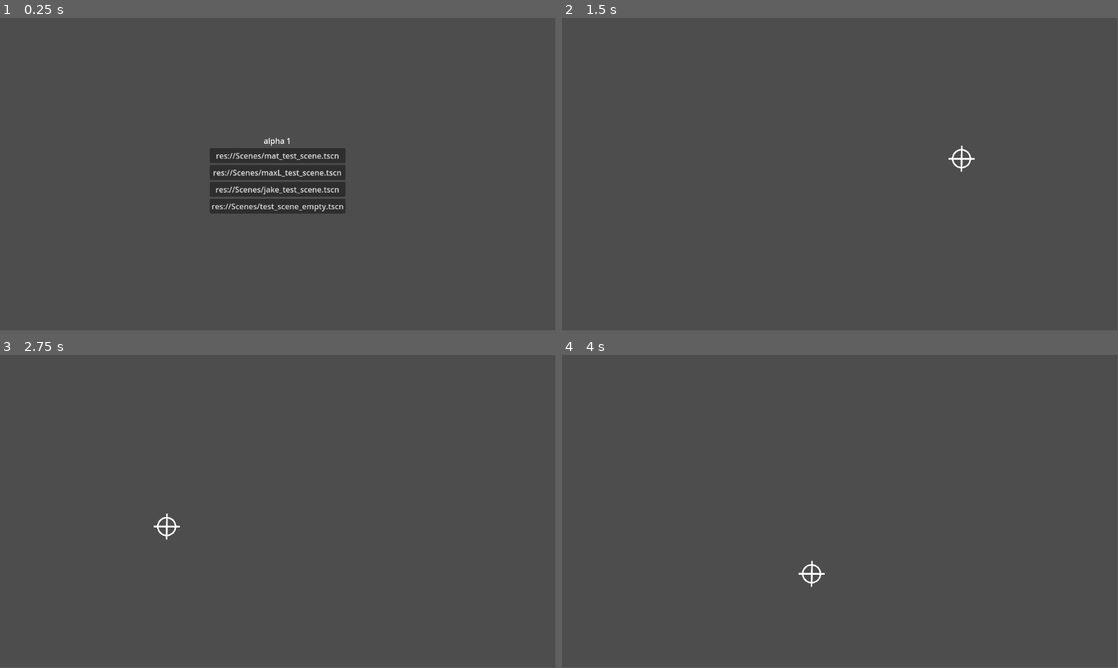
Above: before the commit, frames 1-4 (two rows, left to right).
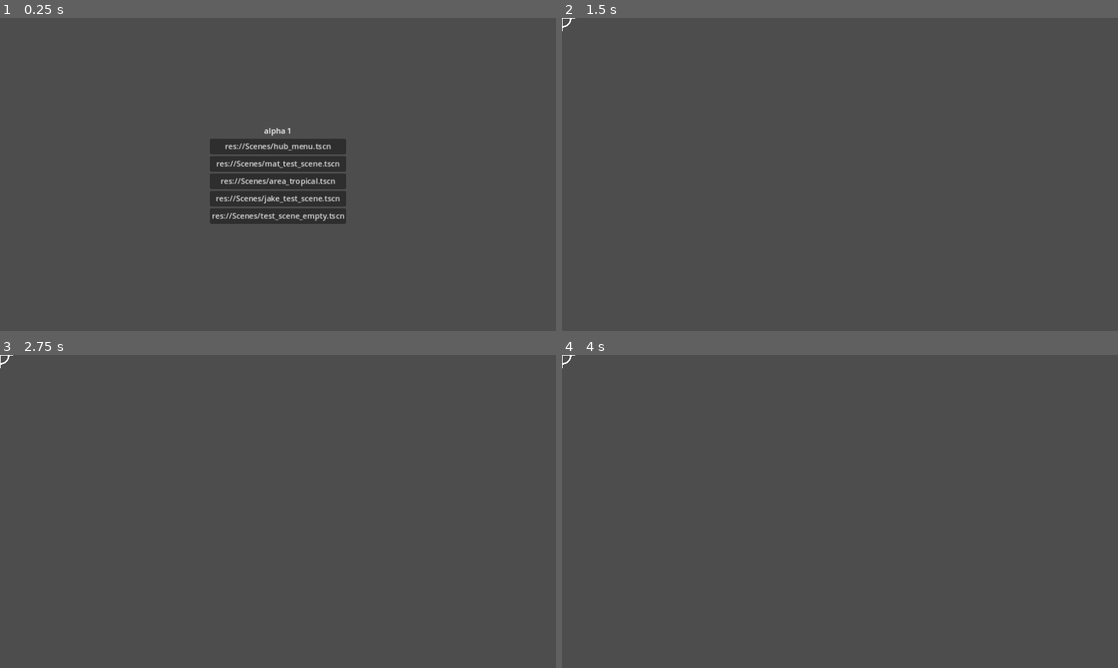
Above: after the commit, the same moments.

Repository: HuskyGameDev/2025s-team5
Game: Godot game, scene res://Scenes/devmenu.tscn
Same seed, same stepped clock (60 frames per second), same inputs: the game is played once before the commit and once after it.
Inputs (mouse positions are in pixels of both pictures, inside the frame that each line leads up to):
- Up to frame 1 (0.25 s): no input
- Up to frame 2 (1.5 s): click "res://Scenes/mat_test_scene.t…" at 0.5 s; tap Enter at 1.25 s; move the mouse to (962, 158) at 1.27 s; hold D (tank_turn_right) from 1.28 s (still down); hold Space (tank_shoot) from 1.28 s (still down)
- Up to frame 3 (2.75 s): move the mouse to (166, 527) at 2.02 s; release D (tank_turn_right) at 2.03 s; release Space (tank_shoot) at 2.03 s; hold S (tank_backward) from 2.03 s (still down); tap Space (tank_shoot) at 2.1 s
- Up to frame 4 (4 s): tap Enter at 2.75 s; move the mouse to (895, 442) at 2.77 s; release S (tank_backward) at 2.78 s; hold D (tank_turn_right) 2.78-3.53 s; hold Space (tank_shoot) 2.78-3.53 s; move the mouse to (812, 574) at 3.52 s; hold W (tank_forward) from 3.53 s (still down); tap Space (tank_shoot) at 3.6 s
In our replay, the window is 799x449 before the commit and 800x450 after it. These sizes can differ from the game's own. Grey fills any space a smaller window leaves; there, only what the larger window draws over its background counts as a difference.

The runs differ from the first frame. In frame 1, 3.1% of the frame differs, in the area x 37-63%, y 35-66%; in frame 2, 0.1%; in frame 3, 0.1%; in frame 4, 0.1%.

Commit message:
Added Hub Menu
Added Hub menu with a start button

Also turned Max_L test scene into the area_tropical scene

Diff:
--- a/tropical-tanks/Components/Tank/Tank.tscn
+++ b/tropical-tanks/Components/Tank/Tank.tscn
@@ -5,7 +5,7 @@
 [ext_resource type="Texture2D" uid="uid://boi17sxf60ef6" path="res://Art/Images/Arrow.svg" id="2_vc6vy"]
 
 [sub_resource type="BoxShape3D" id="BoxShape3D_8pf4t"]
-size = Vector3(1, 0.61084, 1)
+size = Vector3(1, 0.567749, 1)
 
 [node name="Tank" type="CharacterBody3D"]
 transform = Transform3D(1, 0, 0, 0, 1, 0, 0, 0, 1, 0, 0.502262, 0)
@@ -13,7 +13,7 @@
 script = ExtResource("1_10wce")
 
 [node name="CollisionShape3D" type="CollisionShape3D" parent="."]
-transform = Transform3D(1, 0, 0, 0, 1, 0, 0, 0, 1, 0, 0.0528581, 0)
+transform = Transform3D(1, 0, 0, 0, 1, 0, 0, 0, 1, 0, 0.0744036, 0)
 shape = SubResource("BoxShape3D_8pf4t")
 
 [node name="tank" parent="." instance=ExtResource("2_l1uwn")]
@@ -23,10 +23,9 @@
 transform = Transform3D(-0.4, -3.49691e-08, 1.52855e-15, 0, -1.74846e-08, -0.4, 3.49691e-08, -0.4, 1.74846e-08, 0, 0, -5.35322)
 texture = ExtResource("2_vc6vy")
 
-[node name="Label1" type="Label3D" parent="."]
-transform = Transform3D(1, 0, 0, 0, -4.37114e-08, 1, 0, -1, -4.37114e-08, 0, 0.424541, 0.79112)
-text = "PLACEHOLDER 1"
-
 [node name="Label2" type="Label3D" parent="."]
 transform = Transform3D(1, 0, 0, 0, -4.37114e-08, 1, 0, -1, -4.37114e-08, 0, 0.470504, -0.88348)
 text = "PLACEHOLDER 2"
+
+[node name="RayCast3D" type="RayCast3D" parent="."]
+transform = Transform3D(1, 0, 0, 0, 1, 0, 0, 0, 1, 0, 0.0721895, 0)
--- a/tropical-tanks/Components/Tank/tank.gd
+++ b/tropical-tanks/Components/Tank/tank.gd
@@ -5,8 +5,9 @@
 
 var move_vector = Vector3(0,0,-1)
 
-var tank_rotation = 0.0
-@onready var ray = %RayCast3D
+@export var tank_rotation : float = 0.0
+
+@onready var ray = $RayCast3D
 
 var controls = {
 	"forward" = false,
@@ -19,12 +20,13 @@
 
 func _physics_process(delta: float) -> void:
 	# Add the gravity.
-	if ray.is_colliding():
+
+	var move_normal = Vector3(0,1,0)
+	move_vector = Vector3(0,0,-1).rotated(move_normal,tank_rotation)
+
+	if ray and ray.is_colliding():
 		velocity = Vector3(0,0,0)
 
-		var move_normal = Vector3(0,1,0)
-
-		move_vector = Vector3(0,0,-1).rotated(move_normal,tank_rotation)
 
 		var difference = move_normal - ray.get_collision_normal()
 		var rotation_axis = (move_normal.cross(ray.get_collision_normal())).normalized()
@@ -48,8 +50,8 @@
 		if move_vector_angle != 0 and velocity != Vector3.ZERO:
 			velocity = velocity.rotated(rotation_axis,move_vector_angle)
 
-		$tank.look_at($tank.global_position + move_vector)
 
 	else:
 		velocity += get_gravity() * delta
+	$tank.look_at($tank.global_position + move_vector)
 	move_and_slide()
--- a/tropical-tanks/Components/Turret/turret.gd
+++ b/tropical-tanks/Components/Turret/turret.gd
@@ -5,7 +5,7 @@
 
 signal change_crosshair(crosshair_index)
 
-var target_position : Vector3 = Vector3(0,0,0)
+@export var target_position : Vector3 = Vector3(0,0,0)
 
 var BARREL = preload("res://Components/Turret/barrel.tscn")
 
--- a/tropical-tanks/Objects/Enemy/enemy.tscn
+++ b/tropical-tanks/Objects/Enemy/enemy.tscn
@@ -13,9 +13,8 @@
 
 [node name="Turret3" parent="Tank" instance=ExtResource("2_ck6tt")]
 transform = Transform3D(1, 0, 0, 0, 1, 0, 0, 0, 1, 0, 0.377569, 0)
-double_barrels = 2
 
-[node name="RayCast3D" type="RayCast3D" parent="Tank"]
+[node name="RayCast3D2" type="RayCast3D" parent="Tank"]
 unique_name_in_owner = true
 
 [node name="Timer" type="Timer" parent="."]
--- a/tropical-tanks/Objects/Player/player.tscn
+++ b/tropical-tanks/Objects/Player/player.tscn
@@ -13,10 +13,6 @@
 
 [node name="Turret3" parent="Tank" instance=ExtResource("2_tqbjc")]
 transform = Transform3D(1, 0, 0, 0, 1, 0, 0, 0, 1, 0, 0.377569, 0)
-double_barrels = 2
 
 [node name="CameraRoot" parent="Tank" node_paths=PackedStringArray("turrets") instance=ExtResource("3_wp58l")]
 turrets = [NodePath("../Turret3")]
-
-[node name="RayCast3D" type="RayCast3D" parent="Tank"]
-unique_name_in_owner = true
--- /dev/null
+++ b/tropical-tanks/Scenes/area_tropical.tscn
@@ -0,0 +1,64 @@
+[gd_scene load_steps=9 format=3 uid="uid://cdll3cassyhme"]
+
+[ext_resource type="PackedScene" uid="uid://becekjbr5mdjl" path="res://Objects/Terrain3D/terrain3D.tscn" id="1_3njuy"]
+[ext_resource type="PackedScene" uid="uid://3oknlbv35lld" path="res://Objects/Player/player.tscn" id="2_nwsly"]
+[ext_resource type="PackedScene" uid="uid://dwdirwkk7kcgs" path="res://Objects/Enemy/enemy.tscn" id="3_0tgaw"]
+
+[sub_resource type="PlaneMesh" id="PlaneMesh_rb057"]
+size = Vector2(10, 10)
+
+[sub_resource type="WorldBoundaryShape3D" id="WorldBoundaryShape3D_jicmf"]
+
+[sub_resource type="ProceduralSkyMaterial" id="ProceduralSkyMaterial_j4h0l"]
+sky_horizon_color = Color(0.64625, 0.65575, 0.67075, 1)
+ground_horizon_color = Color(0.64625, 0.65575, 0.67075, 1)
+
+[sub_resource type="Sky" id="Sky_tdlhe"]
+sky_material = SubResource("ProceduralSkyMaterial_j4h0l")
+
+[sub_resource type="Environment" id="Environment_7vr7b"]
+background_mode = 2
+sky = SubResource("Sky_tdlhe")
+tonemap_mode = 2
+glow_enabled = true
+
+[node name="AreaTropical" type="Node3D"]
+
+[node name="GroundPlane" type="MeshInstance3D" parent="."]
+mesh = SubResource("PlaneMesh_rb057")
+
+[node name="StaticBody3D" type="StaticBody3D" parent="GroundPlane"]
+
+[node name="CollisionShape3D" type="CollisionShape3D" parent="GroundPlane/StaticBody3D"]
+shape = SubResource("WorldBoundaryShape3D_jicmf")
+
+[node name="NorthPlane" type="StaticBody3D" parent="GroundPlane"]
+
+[node name="CollisionShape3D" type="CollisionShape3D" parent="GroundPlane/NorthPlane"]
+transform = Transform3D(1, 0, 0, 0, -4.37114e-08, -1, 0, 1, -4.37114e-08, 0, 0, 0)
+shape = SubResource("WorldBoundaryShape3D_jicmf")
+
+[node name="WestPlane" type="StaticBody3D" parent="GroundPlane"]
+
+[node name="CollisionShape3D" type="CollisionShape3D" parent="GroundPlane/WestPlane"]
+transform = Transform3D(-4.37114e-08, 1, 0, -1, -4.37114e-08, 0, 0, 0, 1, 0, 0, 0)
+shape = SubResource("WorldBoundaryShape3D_jicmf")
+
+[node name="WorldEnvironment" type="WorldEnvironment" parent="GroundPlane"]
+environment = SubResource("Environment_7vr7b")
+
+[node name="DirectionalLight3D" type="DirectionalLight3D" parent="GroundPlane"]
+transform = Transform3D(-0.866025, -0.433013, 0.25, 0, 0.5, 0.866025, -0.5, 0.75, -0.433013, 0, 0, 0)
+shadow_enabled = true
+
+[node name="Terrain3D" parent="." instance=ExtResource("1_3njuy")]
+transform = Transform3D(0.5, 0, 0, 0, 0.5, 0, 0, 0, 0.5, 0, 0, 0)
+xsize = 200
+zsize = 200
+
+[node name="EnemyRoot" parent="." node_paths=PackedStringArray("target") instance=ExtResource("3_0tgaw")]
+transform = Transform3D(1, 0, 0, 0, 1, 0, 0, 0, 1, 24.4523, 5.18664, 27.4994)
+target = NodePath("../PlayerRoot")
+
+[node name="PlayerRoot" parent="." instance=ExtResource("2_nwsly")]
+transform = Transform3D(1, 0, 0, 0, 1, 0, 0, 0, 1, 7.29544, 6.66492, 13.8819)
--- a/tropical-tanks/Scenes/devmenu.gd
+++ b/tropical-tanks/Scenes/devmenu.gd
@@ -3,10 +3,11 @@
 const VERSION = "alpha 1"
 
 var levels = [
+"res://Scenes/hub_menu.tscn",
 "res://Scenes/mat_test_scene.tscn",
-"res://Scenes/maxL_test_scene.tscn",
+"res://Scenes/area_tropical.tscn",
 "res://Scenes/jake_test_scene.tscn",
-"res://Scenes/test_scene_empty.tscn"
+"res://Scenes/test_scene_empty.tscn",
 ]
 
 
--- a/tropical-tanks/Scenes/crosshair2D.gd
+++ b/tropical-tanks/Scenes/hub_menu.gd
@@ -1,11 +1,15 @@
-extends Node2D
+extends Node3D
 
-
+var area = "res://Scenes/area_tropical.tscn"
 # Called when the node enters the scene tree for the first time.
 func _ready() -> void:
-	Input.mouse_mode = Input.MOUSE_MODE_HIDDEN
+	pass # Replace with function body.
 
 
 # Called every frame. 'delta' is the elapsed time since the previous frame.
 func _process(delta: float) -> void:
-	position = get_viewport().get_mouse_position()
+	pass
+
+
+func _on_start_button_pressed() -> void:
+	get_tree().change_scene_to_file(area)
--- /dev/null
+++ b/tropical-tanks/Scenes/hub_menu.tscn
@@ -0,0 +1,103 @@
+[gd_scene load_steps=10 format=3 uid="uid://8f2oqghi887u"]
+
+[ext_resource type="Script" path="res://Scenes/hub_menu.gd" id="1_dnwjy"]
+[ext_resource type="PackedScene" uid="uid://6mmhgkmoq6oa" path="res://Components/Tank/Tank.tscn" id="1_tploy"]
+[ext_resource type="PackedScene" uid="uid://c4ui8j2t8glw0" path="res://Components/Turret/turret.tscn" id="2_nwenx"]
+
+[sub_resource type="PlaneMesh" id="PlaneMesh_tjabw"]
+size = Vector2(100, 100)
+
+[sub_resource type="WorldBoundaryShape3D" id="WorldBoundaryShape3D_vd850"]
+
+[sub_resource type="BoxMesh" id="BoxMesh_hwin5"]
+
+[sub_resource type="ProceduralSkyMaterial" id="ProceduralSkyMaterial_43ggs"]
+sky_top_color = Color(0, 0.403175, 0.697848, 1)
+sky_horizon_color = Color(0.55, 0.643044, 0.707712, 1)
+ground_horizon_color = Color(0.55, 0.643044, 0.707712, 1)
+
+[sub_resource type="Sky" id="Sky_7yxsr"]
+sky_material = SubResource("ProceduralSkyMaterial_43ggs")
+
+[sub_resource type="Environment" id="Environment_6bxa0"]
+background_mode = 2
+sky = SubResource("Sky_7yxsr")
+tonemap_mode = 2
+glow_enabled = true
+
+[node name="HubMenu" type="Node3D"]
+script = ExtResource("1_dnwjy")
+
+[node name="Ground" type="MeshInstance3D" parent="."]
+mesh = SubResource("PlaneMesh_tjabw")
+
+[node name="StaticBody3D" type="StaticBody3D" parent="Ground"]
+
+[node name="CollisionShape3D" type="CollisionShape3D" parent="Ground/StaticBody3D"]
+shape = SubResource("WorldBoundaryShape3D_vd850")
+
+[node name="MeshInstance3D" type="MeshInstance3D" parent="Ground"]
+transform = Transform3D(19.0313, 0, 0, 0, 10.2095, 0, 0, 0, 1, 0, 0.350438, -4.88422)
+mesh = SubResource("BoxMesh_hwin5")
+
+[node name="MeshInstance3D2" type="MeshInstance3D" parent="Ground"]
+transform = Transform3D(7.50775, 0, 0, 0, 5.37408, 0, 0, 0, 1, 0, 0.350438, 3.99793)
+mesh = SubResource("BoxMesh_hwin5")
+
+[node name="WorldEnvironment" type="WorldEnvironment" parent="Ground"]
+environment = SubResource("Environment_6bxa0")
+
+[node name="DirectionalLight3D" type="DirectionalLight3D" parent="Ground"]
+transform = Transform3D(-0.588696, 0.65296, 0.476529, 0.393949, -0.283014, 0.874476, 0.705862, 0.702529, -0.0906236, 0, 0, 0)
+shadow_enabled = true
+
+[node name="Camera3D" type="Camera3D" parent="."]
+transform = Transform3D(0.955278, -0.109816, 0.274561, 0, 0.928486, 0.371368, -0.295708, -0.35476, 0.886962, 1.15486, 1.61428, 2.77472)
+
+[node name="Tank" parent="." instance=ExtResource("1_tploy")]
+transform = Transform3D(1, 0, 0, 0, 1, 0, 0, 0, 1, -0.329734, 0.803401, -1.01881)
+tank_rotation = -2.0
+
+[node name="Turret" parent="Tank" instance=ExtResource("2_nwenx")]
+transform = Transform3D(1, 0, 0, 0, 1, 0, 0, 0, 1, 0, 0.346864, 0)
+target_position = Vector3(4, 1, 3)
+
+[node name="CanvasLayer" type="CanvasLayer" parent="."]
+
+[node name="PanelContainer" type="PanelContainer" parent="CanvasLayer"]
+anchors_preset = -1
+anchor_top = 0.683
+anchor_right = 1.0
+anchor_bottom = 1.0
+offset_top = 3.41599
+grow_horizontal = 2
+grow_vertical = 0
+
+[node name="HBoxContainer" type="HBoxContainer" parent="CanvasLayer/PanelContainer"]
+layout_mode = 2
+
+[node name="Button" type="Button" parent="CanvasLayer/PanelContainer/HBoxContainer"]
+layout_mode = 2
+text = "TEST"
+
+[node name="Button2" type="Button" parent="CanvasLayer/PanelContainer/HBoxContainer"]
+layout_mode = 2
+text = "TEST"
+
+[node name="Button3" type="Button" parent="CanvasLayer/PanelContainer/HBoxContainer"]
+layout_mode = 2
+text = "TEST"
+
+[node name="CenterContainer" type="CenterContainer" parent="CanvasLayer/PanelContainer"]
+layout_mode = 2
+
+[node name="StartButton" type="Button" parent="CanvasLayer/PanelContainer/CenterContainer"]
+layout_mode = 2
+text = "START"
+
+[node name="Label" type="Label" parent="CanvasLayer"]
+offset_right = 40.0
+offset_bottom = 23.0
+text = "Tropical Tanks Alpha"
+
+[connection signal="pressed" from="CanvasLayer/PanelContainer/CenterContainer/StartButton" to="." method="_on_start_button_pressed"]
--- a/tropical-tanks/Scenes/mat_test_scene.tscn
+++ b/tropical-tanks/Scenes/mat_test_scene.tscn
@@ -1,13 +1,11 @@
-[gd_scene load_steps=3 format=3 uid="uid://c35oxtjcpmqv4"]
+[gd_scene load_steps=2 format=3 uid="uid://c35oxtjcpmqv4"]
 
-[ext_resource type="Script" path="res://Scenes/crosshair2D.gd" id="3_c5ici"]
 [ext_resource type="Texture2D" uid="uid://dvurnxli5ri8m" path="res://Art/Images/CrossHairALLWHITE.svg" id="3_f4lha"]
 
 [node name="mat_test_scene" type="Node2D"]
 
 [node name="Node2D" type="Node2D" parent="."]
 scale = Vector2(0.1, 0.1)
-script = ExtResource("3_c5ici")
 
 [node name="Sprite2D" type="Sprite2D" parent="Node2D"]
 texture = ExtResource("3_f4lha")
--- a/tropical-tanks/Scenes/maxL_test_scene.tscn
+++ b/tropical-tanks/Scenes/maxL_test_scene.tscn
@@ -1,8 +1,6 @@
-[gd_scene load_steps=9 format=3 uid="uid://wrmqgco20q5r"]
+[gd_scene load_steps=7 format=3 uid="uid://wrmqgco20q5r"]
 
-[ext_resource type="PackedScene" uid="uid://3oknlbv35lld" path="res://Objects/Player/player.tscn" id="2_an2gu"]
 [ext_resource type="PackedScene" uid="uid://becekjbr5mdjl" path="res://Objects/Terrain3D/terrain3D.tscn" id="3_1he4n"]
-[ext_resource type="PackedScene" uid="uid://dwdirwkk7kcgs" path="res://Objects/Enemy/enemy.tscn" id="3_ox8ft"]
 
 [sub_resource type="PlaneMesh" id="PlaneMesh_fdlp1"]
 size = Vector2(10, 10)
@@ -55,10 +53,3 @@
 transform = Transform3D(0.5, 0, 0, 0, 0.5, 0, 0, 0, 0.5, 0, 0, 0)
 xsize = 200
 zsize = 200
-
-[node name="PlayerRoot" parent="." instance=ExtResource("2_an2gu")]
-transform = Transform3D(1, 0, 0, 0, 1, 0, 0, 0, 1, 5.24013, 10.3469, 16.3718)
-
-[node name="EnemyRoot" parent="." node_paths=PackedStringArray("target") instance=ExtResource("3_ox8ft")]
-transform = Transform3D(1, 0, 0, 0, 1, 0, 0, 0, 1, 23.3773, 8.32162, 21.5296)
-target = NodePath("../PlayerRoot")
--- a/tropical-tanks/project.godot
+++ b/tropical-tanks/project.godot
@@ -14,6 +14,11 @@
 run/main_scene="res://Scenes/devmenu.tscn"
 config/features=PackedStringArray("4.3", "Forward Plus")
 config/icon="res://Art/Images/TropicalTanksIcon.png"
+
+[display]
+
+window/stretch/mode="canvas_items"
+window/stretch/aspect="keep_height"
 
 [dotnet]
 
Not shown: 1 places in tropical-tanks/Scenes/maxL_test_scene.tscn that only renumber resources
